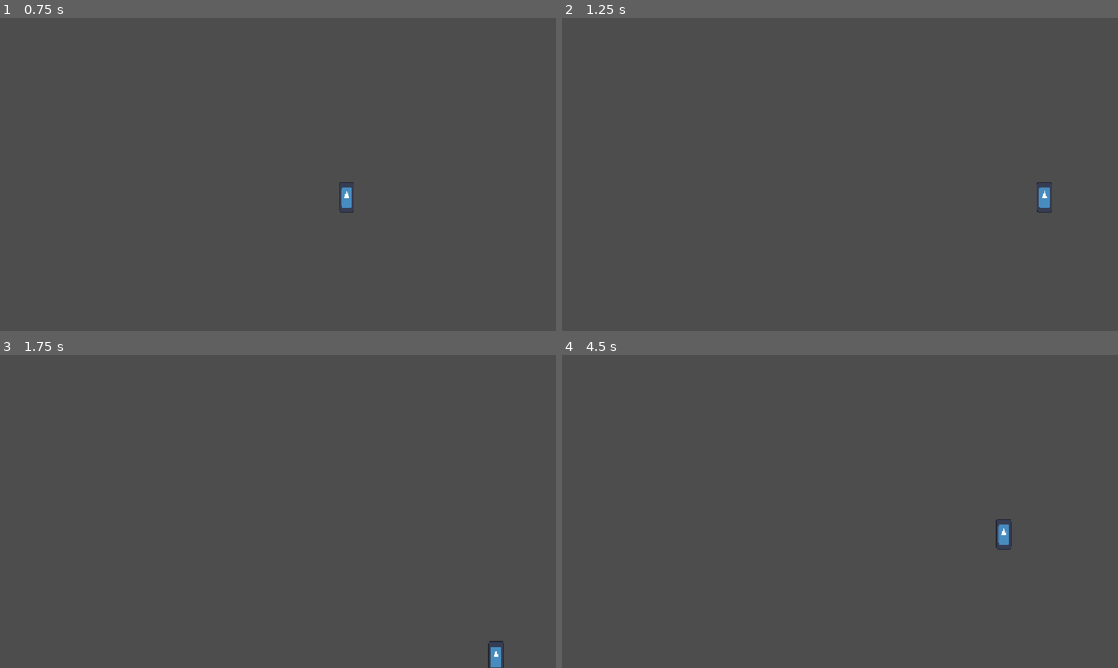
Above: before the commit, frames 1-4 (two rows, left to right).
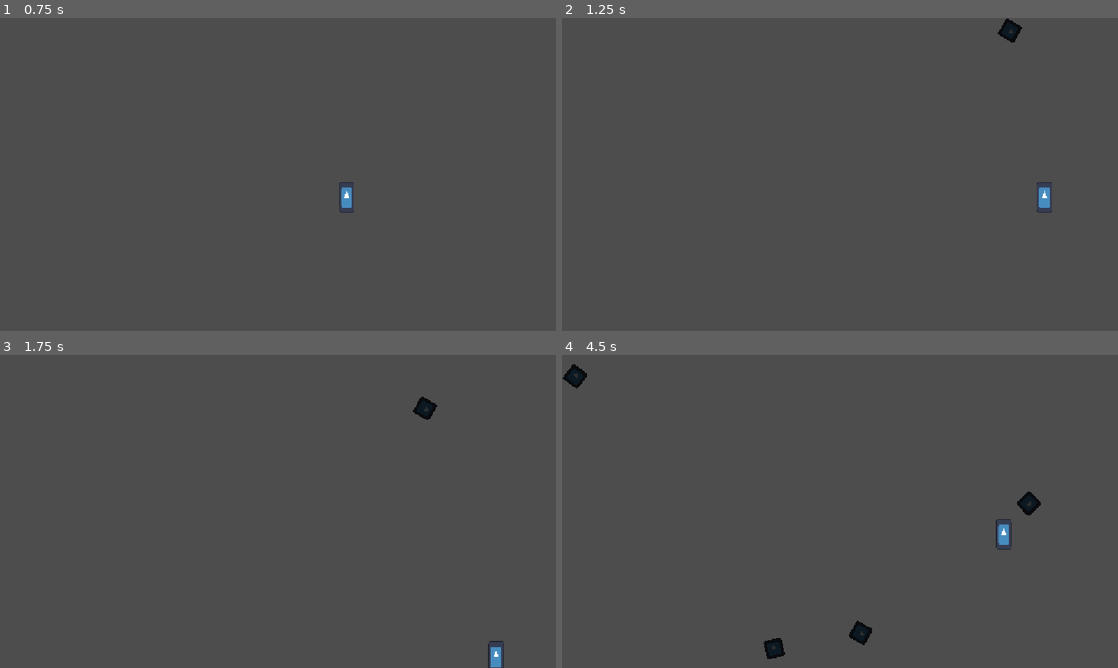
Above: after the commit, the same moments.

Repository: Firoty1/alien-attack
Game: Godot game, scene res://Scenes/game.tscn
Two runs of this game, one before a commit and one after it. Both use one fixed random seed, a clock stepped at 60 frames per second and the inputs below. The engine's default icon, where the game draws it, is replaced by a stand-in: a white triangle on a blue panel in a dark square.
Inputs:
- Up to frame 1 (0.75 s): tap Enter at 0.5 s; hold D (right) from 0.53 s (still down)
- Up to frame 2 (1.25 s): keep holding D (right)
- Up to frame 3 (1.75 s): release D (right) at 1.28 s; hold S (down) from 1.28 s (still down)
- Up to frame 4 (4.5 s): release S (down) at 2.03 s; hold D (right) 2.03-2.78 s; hold W (forward) 2.78-3.53 s; hold A (left) from 3.53 s (still down)

Frame 1 is identical in both runs. In frame 2, 0.2% of the frame differs, in the area x 78-83%, y 0-8%; in frame 3, 0.2%; in frame 4, 0.8%, in the area x 0-87%, y 2-98%.

Commit message:
Asteroid/GhostSpawning Made
Ghosts are not made and collision is not made yet
Spawning works: it aims at the player from a random position and some spread
We can change how many spawn at a time
There is a weighted chance for whether it spawns an asteroid or a ghost, the chance can be changed between levels

Diff:
--- /dev/null
+++ b/Scenes/asteroid.tscn
@@ -0,0 +1,20 @@
+[gd_scene format=3 uid="uid://bu6ktknp000c5"]
+
+[ext_resource type="Texture2D" uid="uid://cy4qv5nbdxs8r" path="res://icon.svg" id="1_0tomg"]
+[ext_resource type="Script" uid="uid://dsqv7lq3sv5oj" path="res://Scripts/asteroid.gd" id="1_a2bka"]
+
+[sub_resource type="RectangleShape2D" id="RectangleShape2D_0tomg"]
+size = Vector2(36, 36)
+
+[node name="Asteroid" type="Area2D" unique_id=1867598983]
+script = ExtResource("1_a2bka")
+MinSpeed = 100
+MaxSpeed = 200
+
+[node name="Sprite2D" type="Sprite2D" parent="." unique_id=1462793782]
+modulate = Color(0.17641911, 0.17641908, 0.17641908, 1)
+scale = Vector2(0.3, 0.3)
+texture = ExtResource("1_0tomg")
+
+[node name="CollisionShape2D" type="CollisionShape2D" parent="." unique_id=1978991209]
+shape = SubResource("RectangleShape2D_0tomg")
--- a/Scenes/game.tscn
+++ b/Scenes/game.tscn
@@ -1,8 +1,27 @@
 [gd_scene format=3 uid="uid://b3h1g3o374cp5"]
 
 [ext_resource type="PackedScene" uid="uid://dqfyf266ojh0n" path="res://Scenes/player.tscn" id="1_ebmjs"]
+[ext_resource type="Script" uid="uid://cc4k5x3w8i1ss" path="res://Scripts/game.gd" id="1_qxrlw"]
+
+[sub_resource type="Curve2D" id="Curve2D_ebmjs"]
+_data = {
+"points": PackedVector2Array(0, 0, 0, 0, -16, -16, 0, 0, 0, 0, 1168, -16, 0, 0, 0, 0, 1168, 664, 0, 0, 0, 0, -16, 664, 0, 0, 0, 0, -16, -16)
+}
+point_count = 5
 
 [node name="Game" type="Node2D" unique_id=294188740]
+script = ExtResource("1_qxrlw")
 
 [node name="Player" parent="." unique_id=1028689561 instance=ExtResource("1_ebmjs")]
 position = Vector2(606, 371)
+
+[node name="SpawningArea" type="Path2D" parent="." unique_id=1995619719]
+curve = SubResource("Curve2D_ebmjs")
+
+[node name="SpawnPosition" type="PathFollow2D" parent="SpawningArea" unique_id=320427334]
+position = Vector2(-16, -16)
+
+[node name="SpawnTimer" type="Timer" parent="." unique_id=879541210]
+autostart = true
+
+[connection signal="timeout" from="SpawnTimer" to="." method="_on_spawn_timer_timeout"]
--- /dev/null
+++ b/Scripts/asteroid.gd
@@ -0,0 +1,12 @@
+extends Area2D
+
+@export var MinSpeed: int
+@export var MaxSpeed: int
+var Speed
+
+func _ready():
+	Speed = randi_range(MinSpeed,MaxSpeed)
+
+func _physics_process(delta):
+	var Direction = Vector2(1,0).rotated(rotation)
+	position += Speed * Direction * delta
--- /dev/null
+++ b/Scripts/game.gd
@@ -0,0 +1,27 @@
+extends Node2D
+
+var GhostChance = 0
+var AsteroidChance = 100
+var Spawns = 1
+const ASTEROID = preload("uid://bu6ktknp000c5")
+
+func _on_spawn_timer_timeout():
+	var SpawnRNG = RandomNumberGenerator.new()
+	var Spawn = ["Asteroid", "Ghost"]
+	var SpawnChances = [AsteroidChance, GhostChance]
+	for i in Spawns:
+		var ChosenSpawn = Spawn[SpawnRNG.rand_weighted(SpawnChances)]
+		if ChosenSpawn == "Asteroid":
+			SpawnAsteroid()
+		elif ChosenSpawn == "Ghost":
+			pass
+
+func SpawnAsteroid():
+	print("a")
+	$SpawningArea/SpawnPosition.progress_ratio = randf_range(0,1)
+	var AsteroidPosition = $SpawningArea/SpawnPosition.position
+	var AsteroidDirection = AsteroidPosition.angle_to_point($Player.position) + randf_range(-PI/5,PI/5)
+	var Asteroid = ASTEROID.instantiate()
+	self.add_child(Asteroid)
+	Asteroid.position = AsteroidPosition
+	Asteroid.rotation = AsteroidDirection
Not shown, added: Scripts/asteroid.gd.uid
Not shown, added: Scripts/game.gd.uid
